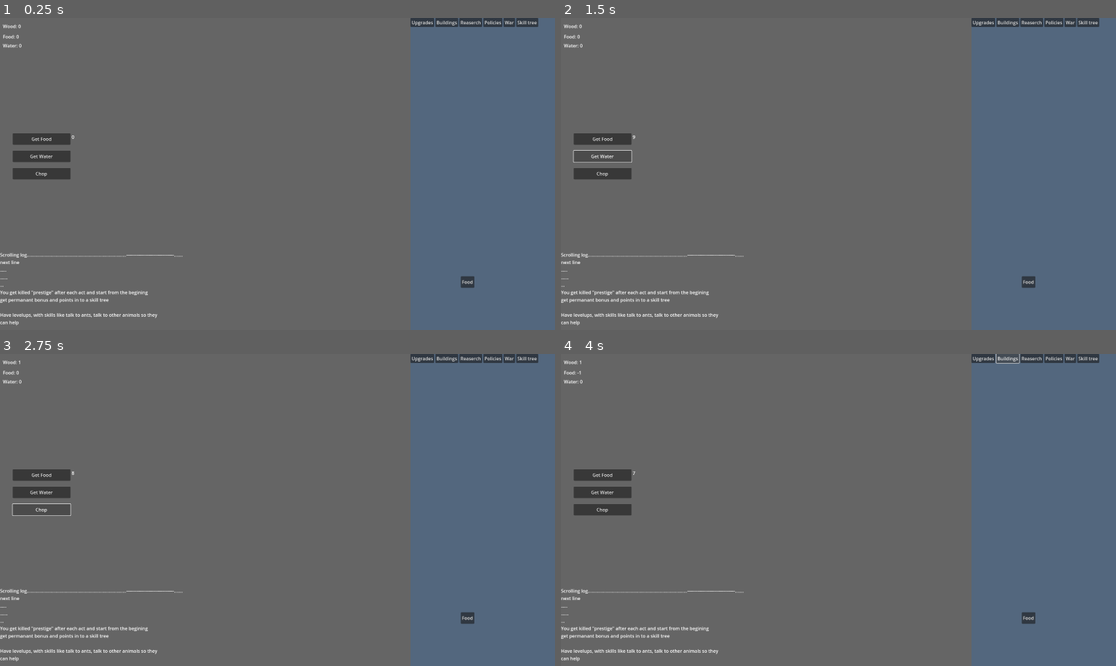
Above: before the commit, frames 1-4 (two rows, left to right).
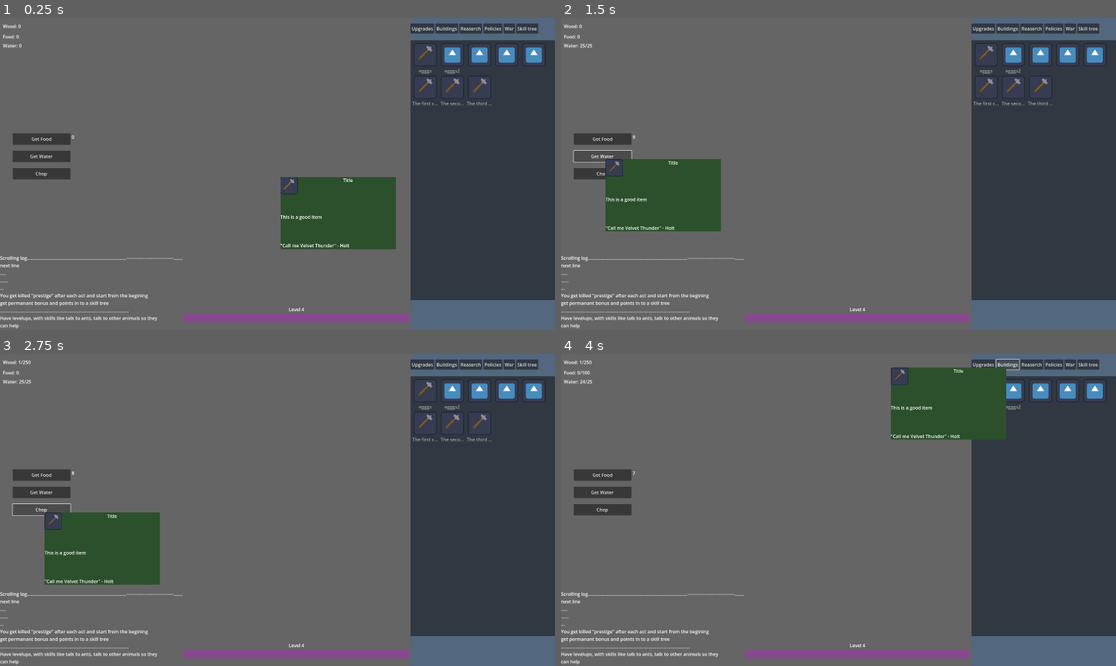
Above: after the commit, the same moments.

Repository: mdbernhards/BeaverIncremental
Game: Godot game, scene res://Scenes/gameWindow.tscn
Same seed, same stepped clock (60 frames per second), same inputs: the game is played once before the commit and once after it. The engine's default icon, where the game draws it, is replaced by a stand-in: a white triangle on a blue panel in a dark square.
Inputs:
- Up to frame 1 (0.25 s): no input
- Up to frame 2 (1.5 s): click "Get Food" at 0.5 s; click "Get Water" at 1.25 s
- Up to frame 3 (2.75 s): click "Chop" at 2 s
- Up to frame 4 (4 s): click "Upgrades" at 2.75 s; click "Buildings" at 3.5 s

The runs differ from the first frame. In frame 1, 30% of the frame differs, in the area x 0-100%, y 0-100%; in frame 2, 30%; in frame 3, 30%; in frame 4, 29%.

Commit message:
icons, tooltips, upgrades
Added placeholder icons
Split project in to multiple scenes
Created concept tooltip
Started making upgrade system
Added limits to resources

Diff:
--- /dev/null
+++ b/Scenes/HelperScenes/tooltip.tscn
@@ -0,0 +1,63 @@
+[gd_scene load_steps=2 format=3 uid="uid://me5r77ptj5r2"]
+
+[ext_resource type="Texture2D" uid="uid://dxyyldui4tghv" path="res://Art/UpgradeIcons/axeIcon.png" id="1_bh8uh"]
+
+[node name="ToolTip" type="Control"]
+layout_mode = 3
+anchors_preset = 15
+anchor_right = 1.0
+anchor_bottom = 1.0
+offset_right = -1520.0
+offset_bottom = -830.0
+grow_horizontal = 2
+grow_vertical = 2
+
+[node name="ColorRect" type="ColorRect" parent="."]
+layout_mode = 0
+offset_right = 400.0
+offset_bottom = 250.0
+color = Color(0.172549, 0.313726, 0.172549, 1)
+
+[node name="VBoxContainer" type="VBoxContainer" parent="."]
+custom_minimum_size = Vector2(400, 250)
+layout_mode = 0
+offset_right = 40.0
+offset_bottom = 40.0
+
+[node name="HBoxContainer" type="HBoxContainer" parent="VBoxContainer"]
+custom_minimum_size = Vector2(0, 60)
+layout_mode = 2
+
+[node name="IconBox" type="VBoxContainer" parent="VBoxContainer/HBoxContainer"]
+custom_minimum_size = Vector2(60, 0)
+layout_mode = 2
+
+[node name="TextureRect" type="TextureRect" parent="VBoxContainer/HBoxContainer/IconBox"]
+layout_mode = 2
+texture = ExtResource("1_bh8uh")
+expand_mode = 5
+
+[node name="TitleBox" type="VBoxContainer" parent="VBoxContainer/HBoxContainer"]
+custom_minimum_size = Vector2(340, 0)
+layout_mode = 2
+
+[node name="RichTextLabel" type="Label" parent="VBoxContainer/HBoxContainer/TitleBox"]
+layout_mode = 2
+text = "Title"
+horizontal_alignment = 1
+
+[node name="DescriptionBox" type="HBoxContainer" parent="VBoxContainer"]
+custom_minimum_size = Vector2(0, 150)
+layout_mode = 2
+
+[node name="Label" type="Label" parent="VBoxContainer/DescriptionBox"]
+layout_mode = 2
+text = "This is a good item"
+
+[node name="FlavorBox" type="HBoxContainer" parent="VBoxContainer"]
+custom_minimum_size = Vector2(0, 40)
+layout_mode = 2
+
+[node name="Label" type="Label" parent="VBoxContainer/FlavorBox"]
+layout_mode = 2
+text = "\"Call me Velvet Thunder\" - Holt"
--- /dev/null
+++ b/Scenes/UpgradeTab.gd
@@ -0,0 +1,17 @@
+extends Control
+
+var Upgrades = GameValues.Upgrades
+var WoodUpgrades = Upgrades["WoodUpgrades"]
+
+func _ready():
+	setUpgrades()
+
+func _process(delta):
+	pass
+
+func setUpgrades():
+	var texture = load("res://Art/UpgradeIcons/axeIcon.png")
+	for upgrade in WoodUpgrades:
+
+		var id = $UpgradeList.add_item(WoodUpgrades[upgrade].name, texture)
+		$UpgradeList.set_item_tooltip(id, WoodUpgrades[upgrade].description)
--- a/Scenes/gameWindow.gd
+++ b/Scenes/gameWindow.gd
@@ -1,26 +1,22 @@
 extends Control
 
-var woodCount = 0;
-var foodCount = 0;
-
 func _ready():
-	$UI/LeftVBox/TopHBox/StatLabels/WoodLabel.text = "Wood: " + str(woodCount)
+	pass
 
 func _process(delta):
-	$UI/LeftVBox/MidHBox/VBoxContainer/FoodButton/Label.text = str(round($UI/LeftVBox/MidHBox/VBoxContainer/FoodButton/Label/FoodButtonTimer.time_left))
+	positionToolTip()
 
-func _on_button_button_down():
-	woodCount += 1
-	$UI/LeftVBox/TopHBox/StatLabels/WoodLabel.text = "Wood: " + str(woodCount)
+func positionToolTip():
+	var toolTipPos = get_global_mouse_position()
 
-func _on_food_button_button_down():
-	$UI/LeftVBox/MidHBox/VBoxContainer/FoodButton/Label/FoodButtonTimer.start()
+	if toolTipPos.x > 1500:
+		toolTipPos.x -= 405
+	else:
+		toolTipPos.x += 10
 
-func _on_food_timer_timeout():
-	foodCount -= 1
-	$UI/LeftVBox/TopHBox/StatLabels/FoodLabel.text = "Food: " + str(foodCount)
+	if toolTipPos.y > 800:
+		toolTipPos.y -= 255
+	else:
+		toolTipPos.y += 10
 
-
-func _on_food_button_timer_timeout():
-	foodCount += 50
-	$UI/LeftVBox/TopHBox/StatLabels/FoodLabel.text = "Food: " + str(foodCount)
+	$ToolTip.position = toolTipPos
--- a/Scenes/gameWindow.tscn
+++ b/Scenes/gameWindow.tscn
@@ -1,6 +1,8 @@
-[gd_scene load_steps=2 format=3 uid="uid://cv8uak2t01rol"]
+[gd_scene load_steps=4 format=3 uid="uid://cv8uak2t01rol"]
 
 [ext_resource type="Script" path="res://Scenes/gameWindow.gd" id="1_a87dj"]
+[ext_resource type="PackedScene" uid="uid://vwonnoflc7vi" path="res://Scenes/ui.tscn" id="2_uocu5"]
+[ext_resource type="PackedScene" uid="uid://me5r77ptj5r2" path="res://Scenes/HelperScenes/tooltip.tscn" id="3_0pey8"]
 
 [node name="GameWindow" type="Control"]
 layout_mode = 3
@@ -30,188 +32,23 @@
 grow_vertical = 2
 color = Color(0.32549, 0.403922, 0.494118, 1)
 
-[node name="UI" type="ReferenceRect" parent="."]
+[node name="UI" parent="." instance=ExtResource("2_uocu5")]
 layout_mode = 0
-offset_right = 1920.0
-offset_bottom = 1080.0
-
-[node name="LeftVBox" type="VBoxContainer" parent="UI"]
-layout_mode = 2
-offset_right = 1420.0
-offset_bottom = 1092.0
-size_flags_horizontal = 3
-
-[node name="TopHBox" type="HBoxContainer" parent="UI/LeftVBox"]
-custom_minimum_size = Vector2(100, 150)
-layout_mode = 2
-
-[node name="StatLabels" type="Control" parent="UI/LeftVBox/TopHBox"]
-layout_mode = 2
-
-[node name="FoodLabel" type="Label" parent="UI/LeftVBox/TopHBox/StatLabels"]
-layout_mode = 0
-offset_left = 10.0
-offset_top = 53.0
-offset_right = 73.0
-offset_bottom = 76.0
-text = "Food: 0"
-
-[node name="FoodTimer" type="Timer" parent="UI/LeftVBox/TopHBox/StatLabels/FoodLabel"]
-wait_time = 3.0
-autostart = true
-
-[node name="WaterLabel" type="Label" parent="UI/LeftVBox/TopHBox/StatLabels"]
-layout_mode = 0
-offset_left = 10.0
-offset_top = 84.0
-offset_right = 75.0
-offset_bottom = 107.0
-text = "Water: 0"
-
-[node name="WaterTimer" type="Timer" parent="UI/LeftVBox/TopHBox/StatLabels/WaterLabel"]
-wait_time = 3.0
-autostart = true
-
-[node name="WoodLabel" type="Label" parent="UI/LeftVBox/TopHBox/StatLabels"]
-layout_mode = 0
-offset_left = 10.0
-offset_top = 17.0
-offset_right = 73.0
-offset_bottom = 40.0
-text = "Wood: 0"
-
-[node name="MidHBox" type="HBoxContainer" parent="UI/LeftVBox"]
-custom_minimum_size = Vector2(0, 650)
-layout_mode = 2
-size_flags_vertical = 3
-
-[node name="MarginBox" type="ColorRect" parent="UI/LeftVBox/MidHBox"]
-custom_minimum_size = Vector2(40, 0)
-layout_mode = 2
-color = Color(1, 1, 1, 0)
-
-[node name="VBoxContainer" type="VBoxContainer" parent="UI/LeftVBox/MidHBox"]
-custom_minimum_size = Vector2(200, 10)
-layout_mode = 2
-theme_override_constants/separation = 20
-alignment = 1
-
-[node name="FoodButton" type="Button" parent="UI/LeftVBox/MidHBox/VBoxContainer"]
-custom_minimum_size = Vector2(0, 40)
-layout_mode = 2
-text = "Get Food"
-
-[node name="Label" type="Label" parent="UI/LeftVBox/MidHBox/VBoxContainer/FoodButton"]
-layout_mode = 0
-offset_left = 204.0
-offset_top = 1.0
-offset_right = 244.0
-offset_bottom = 24.0
-text = "0"
-
-[node name="FoodButtonTimer" type="Timer" parent="UI/LeftVBox/MidHBox/VBoxContainer/FoodButton/Label"]
-wait_time = 10.0
-one_shot = true
-
-[node name="WaterButton" type="Button" parent="UI/LeftVBox/MidHBox/VBoxContainer"]
-custom_minimum_size = Vector2(0, 40)
-layout_mode = 2
-text = "Get Water"
-
-[node name="ChopButton" type="Button" parent="UI/LeftVBox/MidHBox/VBoxContainer"]
-custom_minimum_size = Vector2(0, 40)
-layout_mode = 2
-text = "Chop"
-
-[node name="BotHBox" type="HBoxContainer" parent="UI/LeftVBox"]
-custom_minimum_size = Vector2(0, 280)
-layout_mode = 2
-
-[node name="TextLog" type="Label" parent="UI/LeftVBox/BotHBox"]
-custom_minimum_size = Vector2(400, 0)
-layout_mode = 2
-text = "Scrolling log..............................................................................--------------------------------.......
-next line
-.....
-......
-...
-You get killed \"prestige\" after each act and start from the begining
-get permanant bonus and points in to a skill tree
-
-Have levelups, with skills like talk to ants, talk to other animals so they
-can help
-
-Axe joke: beavers invent axe but don't know what to use it for, then small boost
-from sharpening teeth with it, later invent beter sharpening devices and small
-axes for hands to use with teeth for wood cutting"
-
-[node name="LevelVBox" type="VBoxContainer" parent="UI/LeftVBox/BotHBox"]
-layout_mode = 2
-size_flags_horizontal = 3
-alignment = 2
-
-[node name="LVLLabel" type="Label" parent="UI/LeftVBox/BotHBox/LevelVBox"]
-layout_mode = 2
-text = "Level 4"
-horizontal_alignment = 1
-
-[node name="XPBar" type="ColorRect" parent="UI/LeftVBox/BotHBox/LevelVBox"]
-custom_minimum_size = Vector2(0, 30)
-layout_mode = 2
-color = Color(0.529412, 0.286275, 0.556863, 1)
-
-[node name="ColorRect3" type="ColorRect" parent="UI/LeftVBox/BotHBox/LevelVBox"]
-custom_minimum_size = Vector2(0, 30)
-layout_mode = 2
-color = Color(0.529412, 0.286275, 0.556863, 0)
-
-[node name="RightVBox" type="VBoxContainer" parent="UI"]
-layout_mode = 2
-offset_left = 1420.0
-offset_right = 1920.0
-offset_bottom = 1080.0
-size_flags_horizontal = 3
-size_flags_stretch_ratio = 0.35
-
-[node name="Tabs" type="HBoxContainer" parent="UI/RightVBox"]
-layout_mode = 2
-
-[node name="UpgradesButton" type="Button" parent="UI/RightVBox/Tabs"]
-layout_mode = 2
-text = "Upgrades"
-
-[node name="BuildingsButton" type="Button" parent="UI/RightVBox/Tabs"]
-layout_mode = 2
-text = "Buildings"
-
-[node name="ReaserchButton" type="Button" parent="UI/RightVBox/Tabs"]
-layout_mode = 2
-text = "Reaserch"
-
-[node name="PoliciesButton" type="Button" parent="UI/RightVBox/Tabs"]
-layout_mode = 2
-text = "Policies"
-
-[node name="WarButton" type="Button" parent="UI/RightVBox/Tabs"]
-layout_mode = 2
-text = "War"
-
-[node name="SkillTreeButton" type="Button" parent="UI/RightVBox/Tabs"]
-layout_mode = 2
-text = "Skill tree"
 
 [node name="FoodStack" type="Button" parent="."]
 layout_mode = 0
-offset_left = 1594.0
-offset_top = 894.0
-offset_right = 1641.0
-offset_bottom = 934.0
+offset_left = 2009.0
+offset_top = 996.0
+offset_right = 2056.0
+offset_bottom = 1036.0
 text = "Food"
 
 [node name="SkillIdeas" type="Control" parent="."]
 anchors_preset = 0
-offset_right = 40.0
-offset_bottom = 40.0
+offset_left = 69.0
+offset_top = 1161.0
+offset_right = 109.0
+offset_bottom = 1201.0
 
 [node name="SkillTreeButton2" type="Button" parent="SkillIdeas"]
 layout_mode = 0
@@ -305,8 +142,33 @@
  on it 6 times now
 cost: 25 wood"
 
-[connection signal="timeout" from="UI/LeftVBox/TopHBox/StatLabels/FoodLabel/FoodTimer" to="." method="_on_food_timer_timeout"]
-[connection signal="button_down" from="UI/LeftVBox/MidHBox/VBoxContainer/FoodButton" to="." method="_on_food_button_button_down"]
-[connection signal="timeout" from="UI/LeftVBox/MidHBox/VBoxContainer/FoodButton/Label/FoodButtonTimer" to="." method="_on_food_button_timer_timeout"]
-[connection signal="button_down" from="UI/LeftVBox/MidHBox/VBoxContainer/ChopButton" to="." method="_on_button_button_down"]
+[node name="TextLog" type="Label" parent="SkillIdeas"]
+custom_minimum_size = Vector2(400, 0)
+layout_mode = 0
+offset_left = 1945.0
+offset_top = 568.0
+offset_right = 2578.0
+offset_bottom = 929.0
+text = "Scrolling log..............................................................................--------------------------------.......
+next line
+.....
+......
+...
+You get killed \"prestige\" after each act and start from the begining
+get permanant bonus and points in to a skill tree
+
+Have levelups, with skills like talk to ants, talk to other animals so they
+can help
+
+Axe joke: beavers invent axe but don't know what to use it for, then small boost
+from sharpening teeth with it, later invent beter sharpening devices and small
+axes for hands to use with teeth for wood cutting"
+
+[node name="ToolTip" parent="." instance=ExtResource("3_0pey8")]
+layout_mode = 1
+offset_left = -538.0
+offset_top = 299.0
+offset_right = -2058.0
+offset_bottom = -531.0
+
 [connection signal="button_down" from="FoodStack" to="." method="_on_food_button_button_down"]
--- /dev/null
+++ b/Scenes/screen_left.gd
@@ -0,0 +1,59 @@
+extends VBoxContainer
+
+var woodCount = 0;
+var foodCount = 0;
+var waterCount = 0;
+
+var woodLabel
+var foodLabel
+var waterLabel
+var foodButtonTimer
+
+func _ready():
+	woodLabel = get_node("TopHBox/StatLabels/WoodLabel")
+	foodLabel = get_node("TopHBox/StatLabels/FoodLabel")
+	waterLabel = get_node("TopHBox/StatLabels/WaterLabel")
+	foodButtonTimer = get_node("MidHBox/VBoxContainer/FoodButton/Label/FoodButtonTimer")
+	woodLabel.text = "Wood: " + str(woodCount)
+
+func _process(delta):
+	$MidHBox/VBoxContainer/FoodButton/Label.text = str(round(foodButtonTimer.time_left))
+
+func _on_food_button_button_down():
+	foodButtonTimer.start()
+
+func _on_food_button_timer_timeout():
+	foodCount += 50
+
+	if foodCount > GameValues.foodLimit:
+		foodCount = GameValues.foodLimit
+
+	foodLabel.text = "Food: " + str(foodCount) + "/" + str(GameValues.foodLimit)
+
+func _on_water_button_button_down():
+	waterCount += 50
+
+	if waterCount > GameValues.waterLimit:
+		waterCount = GameValues.waterLimit
+
+	waterLabel.text = "Water: " + str(waterCount) + "/" + str(GameValues.waterLimit)
+
+func _on_chop_button_button_down():
+	woodCount += 1
+
+	if woodCount > GameValues.woodLimit:
+		woodCount = GameValues.woodLimit
+
+	woodLabel.text = "Wood: " + str(woodCount) + "/" + str(GameValues.woodLimit)
+
+func _on_food_timer_timeout():
+	if foodCount > 0:
+		foodCount -= 1
+
+	foodLabel.text = "Food: " + str(foodCount) + "/" + str(GameValues.foodLimit)
+
+func _on_water_timer_timeout():
+	if waterCount > 0:
+		waterCount -= 1
+
+	waterLabel.text = "Water: " + str(waterCount) + "/" + str(GameValues.waterLimit)
--- /dev/null
+++ b/Scenes/screen_left.tscn
@@ -0,0 +1,136 @@
+[gd_scene load_steps=2 format=3 uid="uid://b0skpo0q0gxdn"]
+
+[ext_resource type="Script" path="res://Scenes/screen_left.gd" id="1_4yvj6"]
+
+[node name="ScreenLeft" type="VBoxContainer"]
+offset_right = 1420.0
+offset_bottom = 1092.0
+size_flags_horizontal = 3
+script = ExtResource("1_4yvj6")
+
+[node name="TopHBox" type="HBoxContainer" parent="."]
+custom_minimum_size = Vector2(100, 150)
+layout_mode = 2
+
+[node name="StatLabels" type="Control" parent="TopHBox"]
+layout_mode = 2
+
+[node name="FoodLabel" type="Label" parent="TopHBox/StatLabels"]
+layout_mode = 0
+offset_left = 10.0
+offset_top = 53.0
+offset_right = 73.0
+offset_bottom = 76.0
+text = "Food: 0"
+
+[node name="FoodTimer" type="Timer" parent="TopHBox/StatLabels/FoodLabel"]
+wait_time = 3.0
+autostart = true
+
+[node name="WaterLabel" type="Label" parent="TopHBox/StatLabels"]
+layout_mode = 0
+offset_left = 10.0
+offset_top = 84.0
+offset_right = 75.0
+offset_bottom = 107.0
+text = "Water: 0"
+
+[node name="WaterTimer" type="Timer" parent="TopHBox/StatLabels/WaterLabel"]
+wait_time = 3.0
+autostart = true
+
+[node name="WoodLabel" type="Label" parent="TopHBox/StatLabels"]
+layout_mode = 0
+offset_left = 10.0
+offset_top = 17.0
+offset_right = 73.0
+offset_bottom = 40.0
+text = "Wood: 0"
+
+[node name="MidHBox" type="HBoxContainer" parent="."]
+custom_minimum_size = Vector2(0, 650)
+layout_mode = 2
+size_flags_vertical = 3
+
+[node name="MarginBox" type="ColorRect" parent="MidHBox"]
+custom_minimum_size = Vector2(40, 0)
+layout_mode = 2
+color = Color(1, 1, 1, 0)
+
+[node name="VBoxContainer" type="VBoxContainer" parent="MidHBox"]
+custom_minimum_size = Vector2(200, 10)
+layout_mode = 2
+theme_override_constants/separation = 20
+alignment = 1
+
+[node name="FoodButton" type="Button" parent="MidHBox/VBoxContainer"]
+custom_minimum_size = Vector2(0, 40)
+layout_mode = 2
+text = "Get Food"
+
+[node name="Label" type="Label" parent="MidHBox/VBoxContainer/FoodButton"]
+layout_mode = 0
+offset_left = 204.0
+offset_top = 1.0
+offset_right = 244.0
+offset_bottom = 24.0
+text = "0"
+
+[node name="FoodButtonTimer" type="Timer" parent="MidHBox/VBoxContainer/FoodButton/Label"]
+wait_time = 10.0
+one_shot = true
+
+[node name="WaterButton" type="Button" parent="MidHBox/VBoxContainer"]
+custom_minimum_size = Vector2(0, 40)
+layout_mode = 2
+text = "Get Water"
+
+[node name="ChopButton" type="Button" parent="MidHBox/VBoxContainer"]
+custom_minimum_size = Vector2(0, 40)
+layout_mode = 2
+text = "Chop"
+
+[node name="BotHBox" type="HBoxContainer" parent="."]
+custom_minimum_size = Vector2(0, 280)
+layout_mode = 2
+
+[node name="TextLog" type="Label" parent="BotHBox"]
+custom_minimum_size = Vector2(400, 0)
+layout_mode = 2
+text = "Scrolling log..............................................................................--------------------------------.......
+next line
+.....
+......
+...
+You get killed \"prestige\" after each act and start from the begining
+get permanant bonus and points in to a skill tree
+.....................................................................................................
+Have levelups, with skills like talk to ants, talk to other animals so they
+can help"
+
+[node name="LevelVBox" type="VBoxContainer" parent="BotHBox"]
+layout_mode = 2
+size_flags_horizontal = 3
+alignment = 2
+
+[node name="LVLLabel" type="Label" parent="BotHBox/LevelVBox"]
+layout_mode = 2
+text = "Level 4"
+horizontal_alignment = 1
+
+[node name="XPBar" type="ColorRect" parent="BotHBox/LevelVBox"]
+custom_minimum_size = Vector2(0, 30)
+layout_mode = 2
+color = Color(0.529412, 0.286275, 0.556863, 1)
+
+[node name="ColorRect3" type="ColorRect" parent="BotHBox/LevelVBox"]
+custom_minimum_size = Vector2(0, 30)
+layout_mode = 2
+color = Color(0.529412, 0.286275, 0.556863, 0)
+
+[connection signal="timeout" from="TopHBox/StatLabels/FoodLabel/FoodTimer" to="." method="_on_food_timer_timeout"]
+[connection signal="timeout" from="TopHBox/StatLabels/WaterLabel/WaterTimer" to="." method="_on_water_timer_timeout"]
+[connection signal="button_down" from="MidHBox/VBoxContainer/FoodButton" to="." method="_on_food_button_button_down"]
+[connection signal="timeout" from="MidHBox/VBoxContainer/FoodButton/Label/FoodButtonTimer" to="." method="_on_food_button_timer_timeout"]
+[connection signal="button_down" from="MidHBox/VBoxContainer/WaterButton" to="." method="_on_water_button_button_down"]
+[connection signal="button_down" from="MidHBox/VBoxContainer/ChopButton" to="." method="_on_chop_button_button_down"]
--- /dev/null
+++ b/Scenes/screen_right.gd
@@ -0,0 +1,25 @@
+extends VBoxContainer
+
+func _ready():
+	pass
+
+func _process(delta):
+	pass
+
+func resetTabs():
+	$TabScreen/UpgradeTab.visible = false
+	$TabScreen/BuildingsTab.visible = false
+	$TabScreen/ReaserchTab.visible = false
+
+func _on_upgrades_button_button_down():
+	resetTabs()
+	$TabScreen/UpgradeTab.visible = true
+
+func _on_buildings_button_button_down():
+	resetTabs()
+	$TabScreen/BuildingsTab.visible = true
+
+
+func _on_reaserch_button_button_down():
+	resetTabs()
+	$TabScreen/ReaserchTab.visible = true
--- /dev/null
+++ b/Scenes/screen_right.tscn
@@ -0,0 +1,157 @@
+[gd_scene load_steps=7 format=3 uid="uid://cvn3xlgbmdubg"]
+
+[ext_resource type="Texture2D" uid="uid://dasmch1b765yc" path="res://icon.svg" id="1_0015g"]
+[ext_resource type="Script" path="res://Scenes/screen_right.gd" id="1_pc3yk"]
+[ext_resource type="Script" path="res://Scenes/UpgradeTab.gd" id="2_osvlb"]
+[ext_resource type="Texture2D" uid="uid://dxyyldui4tghv" path="res://Art/UpgradeIcons/axeIcon.png" id="2_t80xk"]
+[ext_resource type="Texture2D" uid="uid://b4o0cujyn7qtc" path="res://Art/UpgradeIcons/chickenIcon.png" id="4_20mjn"]
+[ext_resource type="Texture2D" uid="uid://dqlg2epleljbg" path="res://Art/UpgradeIcons/waterIcon.png" id="5_ld88k"]
+
+[node name="ScreenRight" type="VBoxContainer"]
+offset_left = 1420.0
+offset_right = 1920.0
+offset_bottom = 1080.0
+size_flags_horizontal = 3
+size_flags_stretch_ratio = 0.35
+script = ExtResource("1_pc3yk")
+
+[node name="margin" type="Control" parent="."]
+custom_minimum_size = Vector2(0, 15)
+layout_mode = 2
+
+[node name="Tabs" type="HBoxContainer" parent="."]
+custom_minimum_size = Vector2(0, 35)
+layout_mode = 2
+
+[node name="UpgradesButton" type="Button" parent="Tabs"]
+layout_mode = 2
+text = "Upgrades"
+
+[node name="BuildingsButton" type="Button" parent="Tabs"]
+layout_mode = 2
+text = "Buildings"
+
+[node name="ReaserchButton" type="Button" parent="Tabs"]
+layout_mode = 2
+text = "Reaserch"
+
+[node name="PoliciesButton" type="Button" parent="Tabs"]
+layout_mode = 2
+text = "Policies"
+
+[node name="WarButton" type="Button" parent="Tabs"]
+layout_mode = 2
+text = "War"
+
+[node name="SkillTreeButton" type="Button" parent="Tabs"]
+layout_mode = 2
+text = "Skill tree"
+
+[node name="margin2" type="Control" parent="."]
+custom_minimum_size = Vector2(0, 15)
+layout_mode = 2
+
+[node name="TabScreen" type="HBoxContainer" parent="."]
+custom_minimum_size = Vector2(500, 900)
+layout_mode = 2
+
+[node name="UpgradeTab" type="Control" parent="TabScreen"]
+custom_minimum_size = Vector2(500, 0)
+layout_mode = 2
+script = ExtResource("2_osvlb")
+
+[node name="UpgradeList" type="ItemList" parent="TabScreen/UpgradeTab"]
+custom_minimum_size = Vector2(500, 400)
+layout_mode = 1
+anchors_preset = 15
+anchor_right = 1.0
+anchor_bottom = 1.0
+grow_horizontal = 2
+grow_vertical = 2
+tooltip_text = "biggggggggg eggg"
+item_count = 5
+max_columns = 5
+same_column_width = true
+fixed_column_width = 90
+icon_mode = 0
+fixed_icon_size = Vector2i(80, 80)
+item_0/text = "egggs"
+item_0/icon = ExtResource("2_t80xk")
+item_1/text = "egggs2"
+item_1/icon = ExtResource("1_0015g")
+item_2/text = ""
+item_2/icon = ExtResource("1_0015g")
+item_3/text = ""
+item_3/icon = ExtResource("1_0015g")
+item_4/text = ""
+item_4/icon = ExtResource("1_0015g")
+
+[node name="BuildingsTab" type="Control" parent="TabScreen"]
+visible = false
+custom_minimum_size = Vector2(500, 0)
+layout_mode = 2
+
+[node name="BuildingsList" type="ItemList" parent="TabScreen/BuildingsTab"]
+custom_minimum_size = Vector2(500, 400)
+layout_mode = 1
+anchors_preset = 15
+anchor_right = 1.0
+anchor_bottom = 1.0
+grow_horizontal = 2
+grow_vertical = 2
+tooltip_text = "biggggggggg eggg"
+item_count = 5
+max_columns = 5
+same_column_width = true
+fixed_column_width = 90
+icon_mode = 0
+fixed_icon_size = Vector2i(80, 80)
+item_0/text = "egggs"
+item_0/icon = ExtResource("4_20mjn")
+item_1/text = "egggs2"
+item_1/icon = ExtResource("1_0015g")
+item_2/text = ""
+item_2/icon = ExtResource("1_0015g")
+item_3/text = ""
+item_3/icon = ExtResource("1_0015g")
+item_4/text = ""
+item_4/icon = ExtResource("1_0015g")
+
+[node name="ReaserchTab" type="Control" parent="TabScreen"]
+visible = false
+custom_minimum_size = Vector2(500, 0)
+layout_mode = 2
+
+[node name="ReaserchList" type="ItemList" parent="TabScreen/ReaserchTab"]
+custom_minimum_size = Vector2(500, 400)
+layout_mode = 1
+anchors_preset = 15
+anchor_right = 1.0
+anchor_bottom = 1.0
+grow_horizontal = 2
+grow_vertical = 2
+tooltip_text = "biggggggggg eggg"
+item_count = 5
+max_columns = 5
+same_column_width = true
+fixed_column_width = 90
+icon_mode = 0
+fixed_icon_size = Vector2i(80, 80)
+item_0/text = "egggs"
+item_0/icon = ExtResource("5_ld88k")
+item_1/text = "egggs2"
+item_1/icon = ExtResource("1_0015g")
+item_2/text = ""
+item_2/icon = ExtResource("1_0015g")
+item_3/text = ""
+item_3/icon = ExtResource("1_0015g")
+item_4/text = ""
+item_4/icon = ExtResource("1_0015g")
+
+[node name="HBoxContainer" type="HBoxContainer" parent="."]
+custom_minimum_size = Vector2(0, 95)
+layout_mode = 2
+
+[connection signal="button_down" from="Tabs/UpgradesButton" to="." method="_on_upgrades_button_button_down"]
+[connection signal="button_down" from="Tabs/BuildingsButton" to="." method="_on_buildings_button_button_down"]
+[connection signal="button_down" from="Tabs/ReaserchButton" to="." method="_on_reaserch_button_button_down"]
--- /dev/null
+++ b/Scenes/ui.tscn
@@ -0,0 +1,14 @@
+[gd_scene load_steps=3 format=3 uid="uid://vwonnoflc7vi"]
+
+[ext_resource type="PackedScene" uid="uid://b0skpo0q0gxdn" path="res://Scenes/screen_left.tscn" id="1_a06vx"]
+[ext_resource type="PackedScene" uid="uid://cvn3xlgbmdubg" path="res://Scenes/screen_right.tscn" id="2_f13re"]
+
+[node name="UI" type="HBoxContainer"]
+offset_right = 1920.0
+offset_bottom = 1080.0
+
+[node name="ScreenLeft" parent="." instance=ExtResource("1_a06vx")]
+layout_mode = 2
+
+[node name="ScreenRight" parent="." instance=ExtResource("2_f13re")]
+layout_mode = 2
--- a/singletons/GameValues.gd
+++ b/singletons/GameValues.gd
@@ -1,11 +1,39 @@
 extends Node
 
-var WoodPerChop = 1
+var woodPerChop = 1
 
-func _ready():
-	pass # Replace with function body.
+var waterPerClick = 20
+var waterPerBonusClick = 5
 
+var foodPerClick = 25
+var foodPerBonusClick = 5
 
-# Called every frame. 'delta' is the elapsed time since the previous frame.
-func _process(delta):
-	pass
+var foodLimit = 100
+var waterLimit = 25
+var woodLimit = 250
+
+var Upgrades = {
+	"WoodUpgrades" : {
+		"Wood1" : {
+			"id" : 1,
+			"name" : "The first chop",
+			"description" : "learn how to chop",
+			"price" : 0,
+			"icon" : "axe.png"
+		},
+		"Wood2" : {
+			"id" : 2,
+			"name" : "The second chop",
+			"description" : "+1 wood per chop",
+			"price" : 0,
+			"icon" : "axe.png"
+		},
+		"Wood3" : {
+			"id" : 3,
+			"name" : "The third chop",
+			"description" : "+1 wood per chop",
+			"price" : 0,
+			"icon" : "axe.png"
+		}
+	}
+}
Binary file added: Art/UpgradeIcons/axeIcon.png
Not shown, added: Art/UpgradeIcons/axeIcon.png.import
Binary file added: Art/UpgradeIcons/chickenIcon.png
Not shown, added: Art/UpgradeIcons/chickenIcon.png.import
Binary file added: Art/UpgradeIcons/waterIcon.png
Not shown, added: Art/UpgradeIcons/waterIcon.png.import
Binary file added: Art/axeIcon.png
Not shown, added: Art/axeIcon.png.import
Not shown, added: Art/Beaver.xcf
Not shown, added: Art/axeIcon.xcf
Not shown, added: Art/food.xcf
Not shown, added: Art/water.xcf
